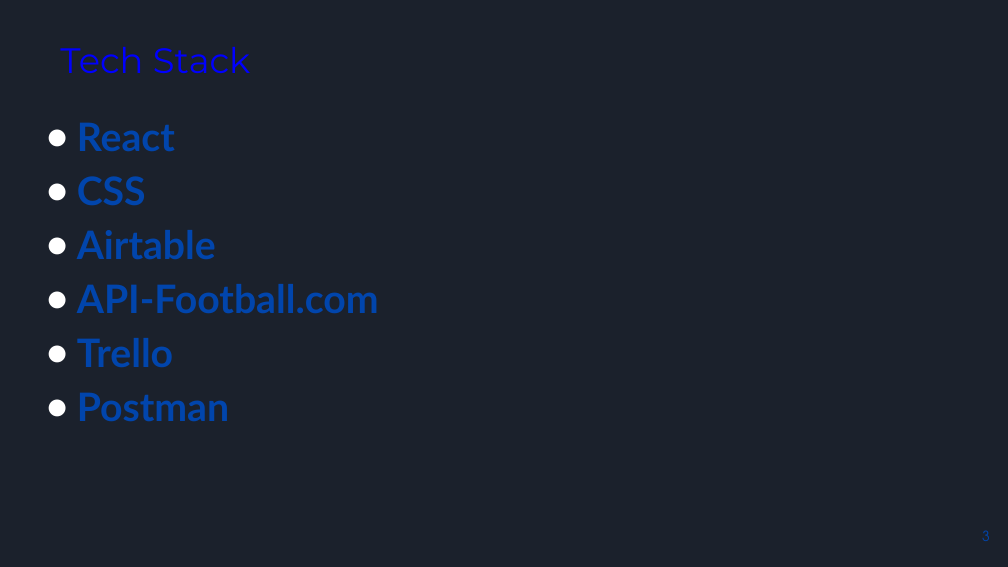
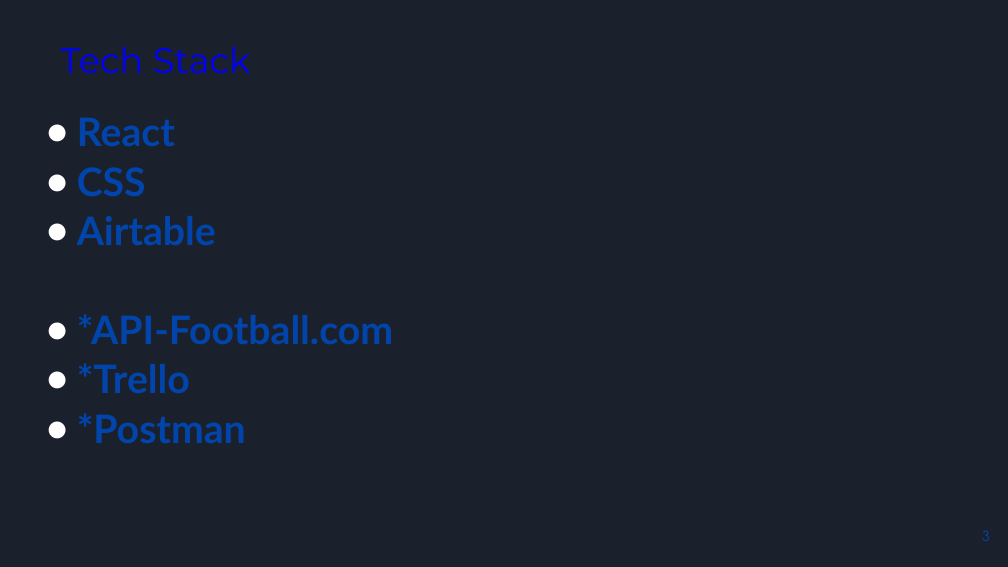
Before and after one commit to FairuzFairuz/Unit2ReactAppProject, a slide deck: slide 3 of Unit 2 Project.pptx. Drawn at 1008x567 pixels with LibreOffice and Linux fonts; fonts in the diff are those of the drawing; background and template pictures are left out. Boxes give left, top, right and bottom in pixels: in the first picture for what was removed or moved away, otherwise in the second. Text is boxed around its words. In the diff, an @@ line names an element or a change of style, - is before the commit and + after.

```diff
--- a/Unit 2 Project.pptx
+++ b/Unit 2 Project.pptx
@@ text at <box>77,117,216,245</box>: line spacing 1.15 to 1.05 @@
@@ text at <box>77,314,393,443</box>: text changed @@
-● API-Football.com
-● Trello
-● Postman
+● *API-Football.com
+● *Trello
+● *Postman
```
